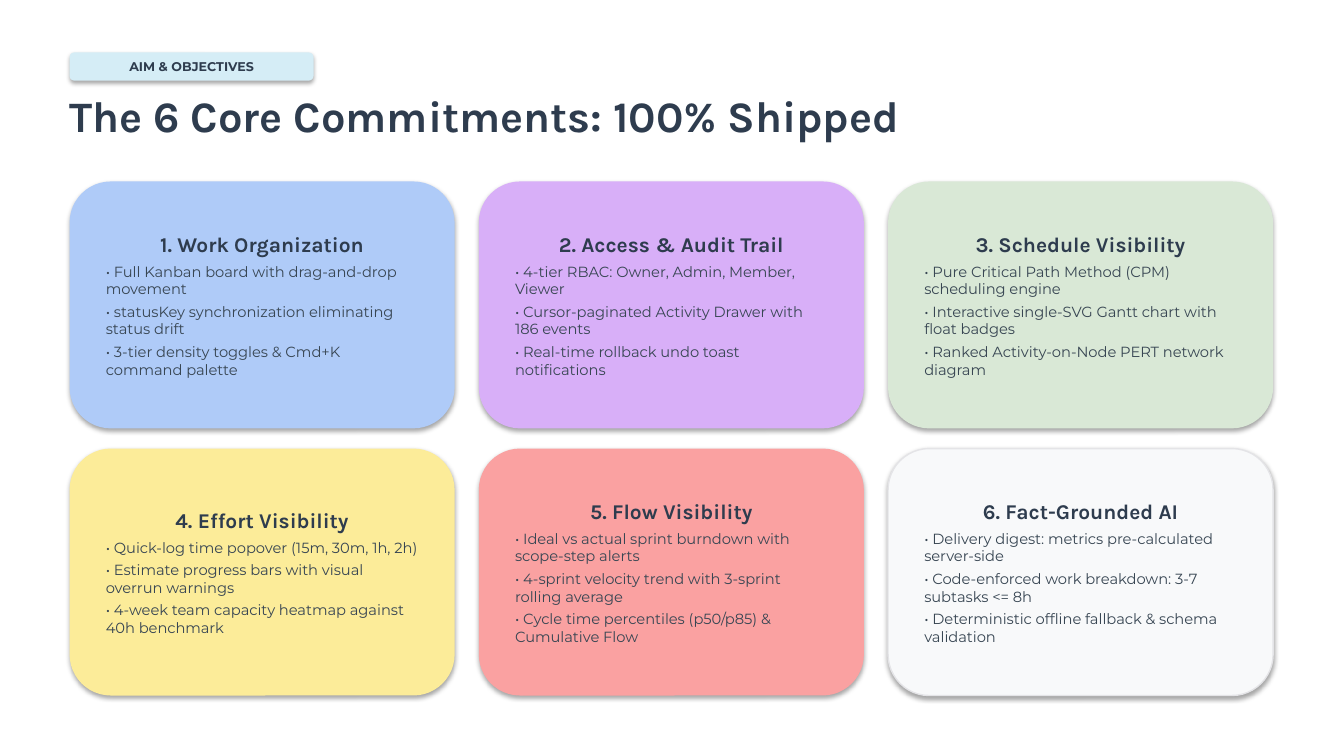
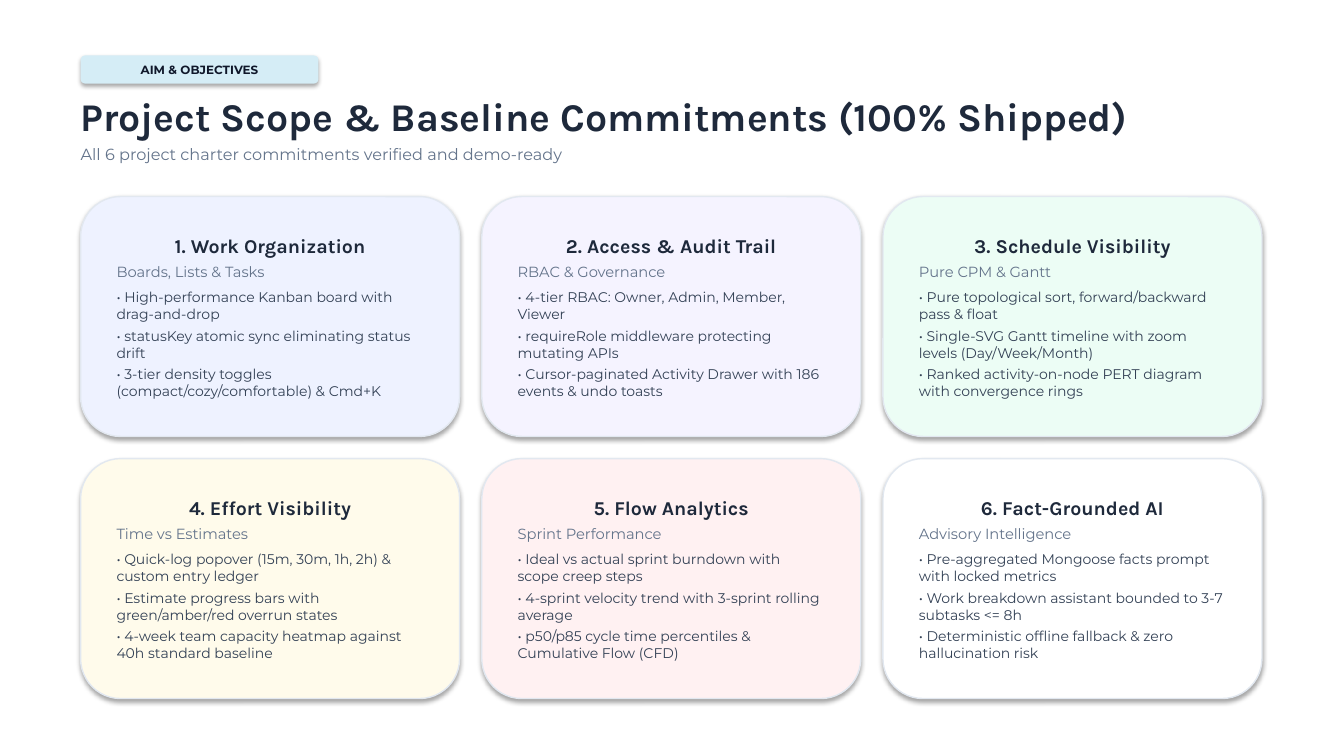
Before and after one commit to S-creator31/Pulseboard, a slide deck: slide 3 of PulseBoard_Final_Defense.pptx (slide 4 before the commit). Drawn at 1344x756 pixels with LibreOffice and Linux fonts; fonts in the diff are those of the drawing. Boxes give left, top, right and bottom in pixels: in the first picture for what was removed or moved away, otherwise in the second. Text is boxed around its words. In the diff, an @@ line names an element or a change of style, - is before the commit and + after.

```diff
--- a/PulseBoard_Final_Defense.pptx
+++ b/PulseBoard_Final_Defense.pptx
@@ rounded rectangle "AIM & OBJECTIVES" resized from (x1=70, y1=52, x2=314, y2=81) to (x1=81, y1=55, x2=319, y2=84) @@
@@ rounded rectangle "AIM & OBJECTIVES" at (x1=81, y1=55, x2=319, y2=84): size 9 to 8.5 pt, text colour #2E3C4E to #0F172A @@
@@ text at (x1=81, y1=101, x2=1127, y2=163): text changed; size 31 to 11.5 pt; font Karla to Montserrat; text colour #2E3C4E to #64748B; bold off @@
-The 6 Core Commitments: 100% Shipped
+Project Scope & Baseline Commitments (100% Shipped)
+All 6 project charter commitments verified and demo-ready
@@ rounded rectangle "1. Work Organization" resized from (x1=70, y1=181, x2=455, y2=429) to (x1=81, y1=197, x2=460, y2=437) @@
@@ rounded rectangle "1. Work Organization" at (x1=81, y1=197, x2=460, y2=437): fill #AFCBF8 to #EEF2FF; outline none to #E2E8F0 1 pt @@
@@ rounded rectangle "2. Access & Audit Trail" resized from (x1=479, y1=181, x2=864, y2=429) to (x1=482, y1=197, x2=861, y2=437) @@
@@ rounded rectangle "2. Access & Audit Trail" at (x1=482, y1=197, x2=861, y2=437): fill #D8AFF8 to #F5F3FF; outline none to #E2E8F0 1 pt @@
@@ rounded rectangle "3. Schedule Visibility" resized from (x1=888, y1=181, x2=1273, y2=429) to (x1=883, y1=197, x2=1262, y2=437) @@
@@ rounded rectangle "3. Schedule Visibility" at (x1=883, y1=197, x2=1262, y2=437): fill #D9E8D6 to #ECFDF5; outline none to #E2E8F0 1 pt @@
@@ text in rounded rectangle at (x1=175, y1=239, x2=365, y2=258): size 15 to 14 pt, text colour #2E3C4E to #1E293B in "1. Work Organization" @@
@@ text in rounded rectangle at (x1=518, y1=239, x2=785, y2=319): size 15 to 14 pt, text colour #2E3C4E to #1E293B in "2. Access & Audit Trail"; size 10.5 to 10 pt, text colour #384653 to #334155 in "• 4-tier RBAC: Owner, Admin, Member, Viewer" @@
@@ text in rounded rectangle at (x1=974, y1=239, x2=1171, y2=258): size 15 to 14 pt, text colour #2E3C4E to #1E293B in "3. Schedule Visibility" @@
@@ text in rounded rectangle at (x1=117, y1=266, x2=411, y2=399): text changed; size 10.5 to 10 pt; text colour #384653 to #334155 @@
-• Full Kanban board with drag-and-drop movement
-• statusKey synchronization eliminating status drift
-• 3-tier density toggles & Cmd+K command palette
+Boards, Lists & Tasks
+• High-performance Kanban board with drag-and-drop
+• statusKey atomic sync eliminating status drift
+• 3-tier density toggles (compact/cozy/comfortable) & Cmd+K
@@ text in rounded rectangle at (x1=518, y1=266, x2=665, y2=277): paragraph added @@
+RBAC & Governance
@@ text in rounded rectangle at (x1=919, y1=266, x2=1207, y2=399): text changed; size 10.5 to 10 pt; text colour #384653 to #334155 @@
-• Pure Critical Path Method (CPM) scheduling engine
-• Interactive single-SVG Gantt chart with float badges
-• Ranked Activity-on-Node PERT network diagram
+Pure CPM & Gantt
+• Pure topological sort, forward/backward pass & float
+• Single-SVG Gantt timeline with zoom levels (Day/Week/Month)
+• Ranked activity-on-node PERT diagram with convergence rings
@@ text in rounded rectangle at (x1=518, y1=330, x2=819, y2=396): text changed; size 10.5 to 10 pt; text colour #384653 to #334155 @@
-• Cursor-paginated Activity Drawer with 186 events
-• Real-time rollback undo toast notifications
+• requireRole middleware protecting mutating APIs
+• Cursor-paginated Activity Drawer with 186 events & undo toasts
@@ rounded rectangle "4. Effort Visibility" resized from (x1=70, y1=449, x2=455, y2=696) to (x1=81, y1=459, x2=460, y2=699) @@
@@ rounded rectangle "4. Effort Visibility" at (x1=81, y1=459, x2=460, y2=699): fill #FCEC99 to #FFFBEB; outline none to #E2E8F0 1 pt @@
@@ rounded rectangle "5. Flow Analytics" resized from (x1=479, y1=449, x2=864, y2=696) to (x1=482, y1=459, x2=861, y2=699) @@
@@ rounded rectangle "5. Flow Analytics" at (x1=482, y1=459, x2=861, y2=699): fill #FAA1A1 to #FFF1F2; outline none to #E2E8F0 1 pt @@
@@ rounded rectangle "6. Fact-Grounded AI" resized from (x1=888, y1=449, x2=1273, y2=696) to (x1=883, y1=459, x2=1262, y2=699) @@
@@ rounded rectangle "6. Fact-Grounded AI" at (x1=883, y1=459, x2=1262, y2=699): fill #F8F9FA to #FFFFFF; outline #E4E4E7 1 pt to #E2E8F0 1 pt @@
@@ text in rounded rectangle at (x1=189, y1=501, x2=351, y2=520): size 15 to 14 pt, text colour #2E3C4E to #1E293B in "4. Effort Visibility" @@
@@ text in rounded rectangle at (x1=518, y1=501, x2=780, y2=584): text changed; size 10.5 to 10 pt; text colour #384653 to #334155 @@
-5. Flow Visibility
-• Ideal vs actual sprint burndown with scope-step alerts
+5. Flow Analytics
+Sprint Performance
+• Ideal vs actual sprint burndown with scope creep steps
@@ text in rounded rectangle at (x1=981, y1=501, x2=1163, y2=516): size 15 to 14 pt, text colour #2E3C4E to #1E293B in "6. Fact-Grounded AI" @@
@@ text in rounded rectangle at (x1=117, y1=528, x2=402, y2=658): text changed; size 10.5 to 10 pt; text colour #384653 to #334155 @@
-• Quick-log time popover (15m, 30m, 1h, 2h)
-• Estimate progress bars with visual overrun warnings
-• 4-week team capacity heatmap against 40h benchmark
+Time vs Estimates
+• Quick-log popover (15m, 30m, 1h, 2h) & custom entry ledger
+• Estimate progress bars with green/amber/red overrun states
+• 4-week team capacity heatmap against 40h standard baseline
@@ text in rounded rectangle at (x1=919, y1=528, x2=1222, y2=658): text changed; size 10.5 to 10 pt; text colour #384653 to #334155 @@
-• Delivery digest: metrics pre-calculated server-side
-• Code-enforced work breakdown: 3-7 subtasks <= 8h
-• Deterministic offline fallback & schema validation
+Advisory Intelligence
+• Pre-aggregated Mongoose facts prompt with locked metrics
+• Work breakdown assistant bounded to 3-7 subtasks <= 8h
+• Deterministic offline fallback & zero hallucination risk
@@ text in rounded rectangle at (x1=518, y1=592, x2=819, y2=623): size 10.5 to 10 pt, text colour #384653 to #334155 in "• 4-sprint velocity trend with 3-sprint rolling ..." @@
@@ text in rounded rectangle at (x1=518, y1=629, x2=737, y2=661): text changed; size 10.5 to 10 pt; text colour #384653 to #334155 @@
-• Cycle time percentiles (p50/p85) & Cumulative Flow
+• p50/p85 cycle time percentiles & Cumulative Flow (CFD)
```
Also in this commit, not shown: 14 other slides changed, 5 slides added, 10 slides removed, 1 other file.
